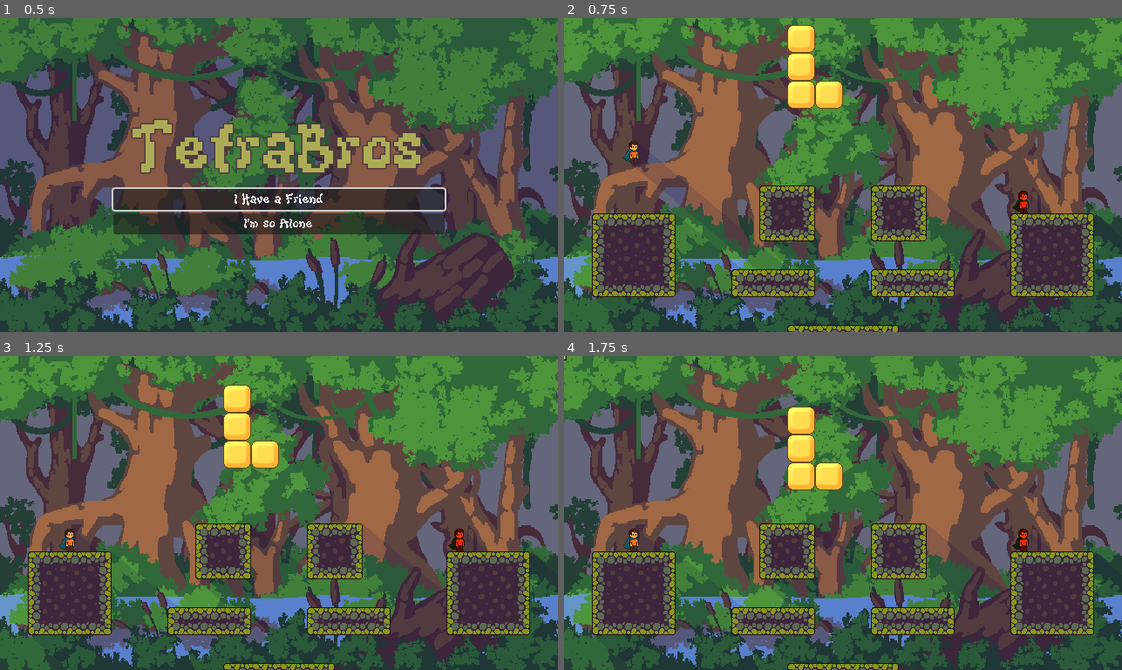
Above: before the commit, frames 1-4 (two rows, left to right).
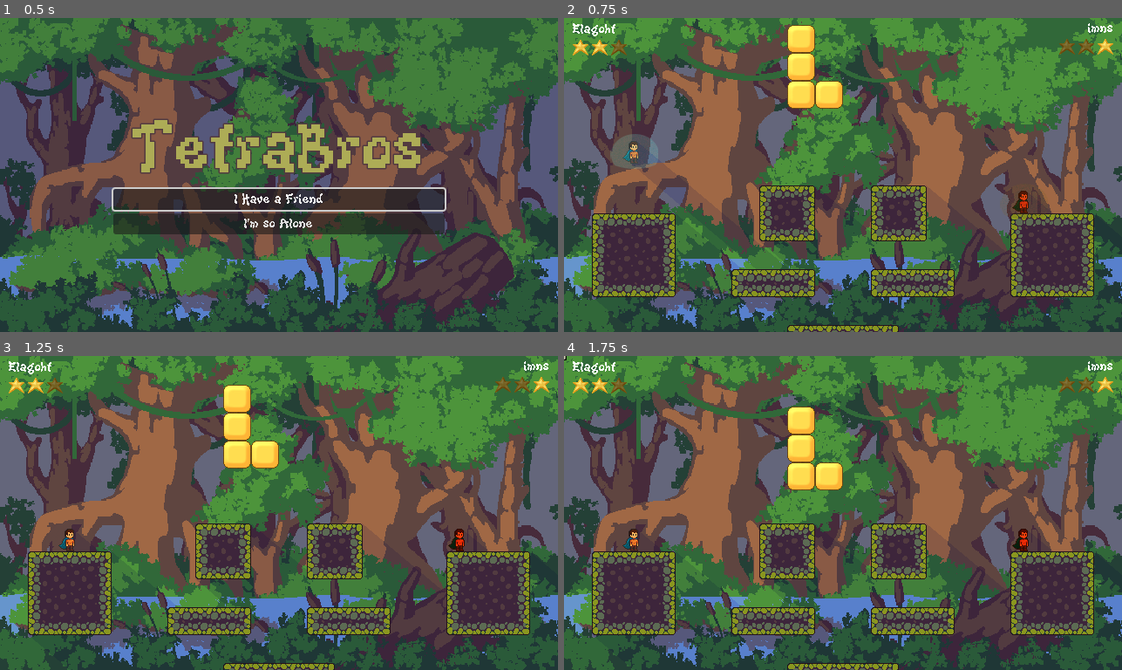
Above: after the commit, the same moments.

Repository: Elagoht/TetraBros
Game: Godot game, scene res://levels/main_menu/MainMenu.tscn
Two runs of this game, one before a commit and one after it. Both use one fixed random seed, a clock stepped at 60 frames per second and the inputs below.
Inputs:
- Up to frame 1 (0.5 s): no input
- Up to frame 2 (0.75 s): click "I Have a Friend" at 0.5 s
- Up to frame 3 (1.25 s): no input
- Up to frame 4 (1.75 s): no input

Frame 1 is identical in both runs. In frame 2, 1.3% of the frame differs, in the area x 1-99%, y 1-64%; in frame 3, 0.6%; in frame 4, 0.6%.

Commit message:
feat: implement sphere blocking mechanic and refactor spell casting logic

Diff:
--- a/entities/player/Player.tscn
+++ b/entities/player/Player.tscn
@@ -8,7 +8,6 @@
 [ext_resource type="Texture2D" uid="uid://60arr2da6gj8" path="res://entities/player/sprites/idle/player_idle1.png" id="5_2rv2u"]
 [ext_resource type="Script" uid="uid://br8h8wrffwuro" path="res://entities/player/scripts/states/jump.gd" id="5_mq27t"]
 [ext_resource type="Script" uid="uid://dub5218dy3twt" path="res://entities/player/scripts/states/block.gd" id="6_2fpie"]
-[ext_resource type="Script" uid="uid://bwy52uf730beh" path="res://entities/player/scripts/states/cast_spell.gd" id="6_d168t"]
 [ext_resource type="Texture2D" uid="uid://dnukuj1yu65xr" path="res://entities/player/sprites/idle/player_idle2.png" id="6_mq27t"]
 [ext_resource type="Texture2D" uid="uid://cykxax4p5m4fr" path="res://entities/player/sprites/cast_spell/player_spell1.png" id="7_btcch"]
 [ext_resource type="Texture2D" uid="uid://n1w8flux63uy" path="res://entities/player/sprites/idle/player_idle3.png" id="7_kwk8g"]
@@ -36,12 +35,14 @@
 [ext_resource type="Texture2D" uid="uid://decarsea3kydu" path="res://entities/player/sprites/walk/player_walk8.png" id="21_unwxu"]
 [ext_resource type="Script" uid="uid://cgm6hqpm18avv" path="res://entities/player/scripts/spell_manager.gd" id="24_oj2y3"]
 [ext_resource type="Script" uid="uid://bbaj2soa4mlt5" path="res://entities/player/scripts/states/stunned.gd" id="30_stunned"]
+[ext_resource type="Texture2D" uid="uid://vpvfypat5m3t" path="res://entities/player/sprites/block/sphere.png" id="36_ck0hy"]
+[ext_resource type="Script" uid="uid://cnddq2iss3bg7" path="res://entities/player/scripts/sphere.gd" id="37_fs2qx"]
+
+[sub_resource type="OccluderPolygon2D" id="OccluderPolygon2D_5qbdv"]
+polygon = PackedVector2Array(-7, -23, -4, -26, 2, -26, 4, -24, 5, -13, 5, -6, 4, 0, -5, 0, -7, -17)
 
 [sub_resource type="RectangleShape2D" id="RectangleShape2D_5qbdv"]
 size = Vector2(12, 26)
-
-[sub_resource type="OccluderPolygon2D" id="OccluderPolygon2D_5qbdv"]
-polygon = PackedVector2Array(-7, -23, -4, -26, 2, -26, 4, -24, 5, -13, 5, -6, 4, 0, -5, 0, -7, -17)
 
 [sub_resource type="CapsuleShape2D" id="CapsuleShape2D_mab2k"]
 radius = 5.5
@@ -168,7 +169,11 @@
 [node name="Player" type="CharacterBody2D"]
 script = ExtResource("1_eaotn")
 
+[node name="LightOccluder2D" type="LightOccluder2D" parent="."]
+occluder = SubResource("OccluderPolygon2D_5qbdv")
+
 [node name="HitBox" type="Area2D" parent="." groups=["player"]]
+unique_name_in_owner = true
 script = ExtResource("2_m1mwl")
 
 [node name="CollisionShape2D" type="CollisionShape2D" parent="HitBox"]
@@ -176,10 +181,8 @@
 shape = SubResource("RectangleShape2D_5qbdv")
 debug_color = Color(0.705982, 0.354102, 0.852365, 0.42)
 
-[node name="LightOccluder2D" type="LightOccluder2D" parent="."]
-occluder = SubResource("OccluderPolygon2D_5qbdv")
-
 [node name="Collision" type="CollisionShape2D" parent="."]
+unique_name_in_owner = true
 position = Vector2(-0.5, -13)
 shape = SubResource("CapsuleShape2D_mab2k")
 
@@ -201,17 +204,9 @@
 [node name="Stunned" type="Node" parent="StateMachine"]
 script = ExtResource("30_stunned")
 
-[node name="DragonsBreath" type="Node" parent="StateMachine"]
-script = ExtResource("6_d168t")
-spell_name = "dragonsbreath"
-
-[node name="DragonsRaise" type="Node" parent="StateMachine"]
-script = ExtResource("6_d168t")
-spell_name = "dragonsraise"
-
-[node name="BreezeSphere" type="Node" parent="StateMachine"]
-script = ExtResource("6_d168t")
-spell_name = "breezesphere"
+[node name="StunnedTimer" type="Timer" parent="StateMachine/Stunned"]
+wait_time = 3.0
+one_shot = true
 
 [node name="Die" type="Node" parent="StateMachine"]
 script = ExtResource("10_ck0hy")
@@ -228,8 +223,13 @@
 [node name="SpellTimer" type="Timer" parent="SpellCaster"]
 one_shot = true
 
+[node name="CooldownTimer" type="Timer" parent="SpellCaster"]
+
 [node name="SpellPrepareSound" type="AudioStreamPlayer2D" parent="SpellCaster"]
 
-[connection signal="timeout" from="SpellCaster/SpellTimer" to="StateMachine/DragonsBreath" method="_on_spell_timer_timeout"]
-[connection signal="timeout" from="SpellCaster/SpellTimer" to="StateMachine/DragonsRaise" method="_on_spell_timer_timeout"]
-[connection signal="timeout" from="SpellCaster/SpellTimer" to="StateMachine/BreezeSphere" method="_on_spell_timer_timeout"]
+[node name="Sphere" type="Sprite2D" parent="."]
+position = Vector2(0, -14)
+texture = ExtResource("36_ck0hy")
+script = ExtResource("37_fs2qx")
+
+[connection signal="timeout" from="StateMachine/Stunned/StunnedTimer" to="StateMachine/Stunned" method="_on_timer_timeout"]
--- a/entities/player/player.gd
+++ b/entities/player/player.gd
@@ -9,7 +9,6 @@
 @export var health: int = 10
 
 @onready var jump_count: int = 0
-
 @onready var sprites: AnimatedSprite2D = $Sprites
 @onready var state_machine: StateMachine = $StateMachine
 @onready var spellCaster: Node = $SpellCaster
@@ -20,6 +19,7 @@
 
 var player_suffix: String
 var is_stunned: bool = false
+var sphere_opacity_target: float = 0
 
 func _ready() -> void:
 	player_suffix = "_" + str(player_id)
@@ -31,16 +31,22 @@
 		push_error("State machine not found!")
 
 func _physics_process(delta: float) -> void:
+	void_death()
+
 	# Apply gravity - this affects all states
 	if not is_on_floor():
 		velocity.y += gravity * delta
+
+func _input(event: InputEvent) -> void:
+	if event.is_action_pressed("spell_A" + player_suffix) or event.is_action_pressed("spell_B" + player_suffix):
+		spellCaster.cast_spell(self)
 
 func stun_player() -> void:
 	is_stunned = true
 	if state_machine:
 		state_machine.transition_to("stunned")
 
-func renew_health():
+func renew_health() -> void:
 	health = 10
 	is_stunned = false
 	if state_machine:
@@ -49,5 +55,9 @@
 func apply_knockback(knockback: Vector2) -> void:
 	velocity = knockback
 
-func die():
+func die() -> void:
 	state_machine.transition_to("die")
+
+func void_death() -> void:
+	if global_position.y > 600:
+		die()
--- a/entities/player/scripts/spell_manager.gd
+++ b/entities/player/scripts/spell_manager.gd
@@ -2,20 +2,51 @@
 
 @onready var dragonsbreath = preload("res://entities/spells/DragonsBreath.tscn")
 
+@onready var spells := {
+	"idle": {
+		"A": dragonsbreath,
+		"B": dragonsbreath
+	},
+	"move": {
+		"A": dragonsbreath,
+		"B": dragonsbreath
+	},
+	"jump": {
+		"A": dragonsbreath,
+		"B": dragonsbreath
+	}
+}
+
+@onready var cooldown_timer: Timer = $CooldownTimer
+var cooldown_duration := 0.5 # seconds, adjust as needed
+
 var current_state: String = "idle"
+var player_suffix: String
 
-func cast_spell(spell_string: String, caster: Node):
-	var spell_scn = _get_current_spell(spell_string)
-	if not spell_scn: return
+func _ready():
+	player_suffix = "_" + str(owner.player_id)
+	cooldown_timer.wait_time = cooldown_duration
+	cooldown_timer.one_shot = true
+
+func cast_spell(caster: Player):
+	var state = caster.state_machine.current_state.name.to_lower()
+	if not state in ["idle", "move", "jump"]:
+		return
+	if cooldown_timer.time_left > 0:
+		return
+
+	var spell_scn = get_spell_scn(caster)
+	if not spell_scn:
+		return
+
+	cooldown_timer.start()
 	var spell = spell_scn.instantiate()
 	spell.position = caster.global_position + Vector2(10, -10)
 	spell.scale.x = -1 if caster.sprites.flip_h else 1
 	spell.fired_by = caster
 	get_tree().current_scene.add_child(spell)
 
-func _get_current_spell(spell: String) -> PackedScene:
-	match spell:
-		"dragonsbreath":
-			return dragonsbreath
-		_:
-			return
+func get_spell_scn(caster: Player) -> PackedScene:
+	var state = caster.state_machine.current_state.name.to_lower()
+	var action = "A" if Input.get_action_strength("spell_A" + player_suffix) > 0 else "B"
+	return spells[state][action]
--- /dev/null
+++ b/entities/player/scripts/sphere.gd
@@ -0,0 +1,4 @@
+extends Sprite2D
+
+func _process(_delta: float) -> void:
+	self.modulate.a = lerp(self.modulate.a, owner.sphere_opacity_target, 0.1)
--- a/entities/player/scripts/states/block.gd
+++ b/entities/player/scripts/states/block.gd
@@ -6,6 +6,7 @@
 	owner.sprites.play("block")
 	owner.velocity.x = 0
 	player_suffix = "_" + str(owner.player_id)
+	owner.sphere_opacity_target = 1
 
 func physics_update(_delta: float) -> void:
 	owner.move_and_slide()
@@ -19,3 +20,6 @@
 
 	if Input.is_action_just_pressed("spell_B" + player_suffix):
 		state_machine.transition_to("breezesphere")
+
+func exit() -> void:
+	owner.sphere_opacity_target = 0
--- a/entities/player/scripts/states/cast_spell.gd
+++ /dev/null
@@ -1,22 +0,0 @@
-extends State
-
-@export var sound_resource = preload("res://entities/player/sounds/dragonsbreath_casting.ogg")
-@export var spell_name: String
-
-var sound: AudioStream
-var player_suffix: String
-
-func enter() -> void:
-	player_suffix = "_" + str(owner.player_id)
-	owner.sprites.play("cast_spell")
-	owner.spellTimer.start(0.5)
-	owner.spellPrepareSound.stream = sound_resource
-	owner.spellPrepareSound.play()
-
-func physics_update(_delta: float) -> void:
-	owner.move_and_slide()
-
-func _on_spell_timer_timeout() -> void:
-	if state_machine.current_state == self:
-		owner.spellCaster.cast_spell(spell_name, owner)
-		state_machine.transition_to("idle")
--- a/entities/player/scripts/states/die.gd
+++ b/entities/player/scripts/states/die.gd
@@ -1,6 +1,11 @@
 extends State
 
-func ready() -> void:
+@onready var timer: Timer = $DieTimer
+
+func enter() -> void:
 	owner.sprites.play("die")
-	$"../../Collision".queue_free()
-	$"../../HitBox".queue_free()
+	owner.global_position = Vector2(320, -20)
+	owner.renew_health()
+
+func physics_update(_delta: float) -> void:
+	owner.move_and_slide()
--- a/entities/player/scripts/states/idle.gd
+++ b/entities/player/scripts/states/idle.gd
@@ -20,9 +20,3 @@
 
 	if Input.is_action_just_pressed("move_up" + player_suffix):
 		state_machine.transition_to("jump")
-
-	if Input.is_action_just_pressed("spell_A" + player_suffix):
-		state_machine.transition_to("dragonsbreath")
-
-	if Input.is_action_just_pressed("spell_B" + player_suffix):
-		state_machine.transition_to("dragonsraise")
--- a/entities/player/scripts/states/move.gd
+++ b/entities/player/scripts/states/move.gd
@@ -30,9 +30,3 @@
 
 	if Input.is_action_just_pressed("move_down" + player_suffix):
 		state_machine.transition_to("block")
-
-	if Input.is_action_just_pressed("spell_A" + player_suffix):
-		state_machine.transition_to("dragonsbreath")
-
-	if Input.is_action_just_pressed("spell_B" + player_suffix):
-		state_machine.transition_to("dragonsraise")
--- a/entities/player/scripts/states/stunned.gd
+++ b/entities/player/scripts/states/stunned.gd
@@ -2,14 +2,10 @@
 
 func enter() -> void:
 	owner.sprites.play("stunned")
-	owner.velocity = Vector2.ZERO
+	$StunnedTimer.start()
 
 func physics_update(_delta: float) -> void:
-	# Still should be affected by gravity and knockback
 	owner.move_and_slide()
 
-func handle_input(_event: InputEvent) -> void:
-	pass
-
-func exit() -> void:
-	pass
+func _on_timer_timeout() -> void:
+	state_machine.transition_to("idle")
--- a/hud/scoreboard/player_hud.tscn
+++ b/hud/scoreboard/player_hud.tscn
@@ -10,6 +10,7 @@
 offset_right = 320.0
 offset_bottom = 64.0
 script = ExtResource("1_11wgq")
+metadata/_edit_lock_ = true
 
 [node name="PlayerName" type="Label" parent="."]
 layout_mode = 2
--- a/levels/ArenaOne.tscn
+++ b/levels/ArenaOne.tscn
@@ -1,10 +1,11 @@
-[gd_scene load_steps=6 format=4 uid="uid://ckqx7wils74w3"]
+[gd_scene load_steps=7 format=4 uid="uid://ckqx7wils74w3"]
 
 [ext_resource type="PackedScene" uid="uid://pc6yh8yh6t1t" path="res://environment/tilemaps/static.tscn" id="1_ftj8y"]
 [ext_resource type="PackedScene" uid="uid://bvgmojghht3fg" path="res://entities/player/Player.tscn" id="1_rj4p4"]
 [ext_resource type="PackedScene" uid="uid://cv5eqjnj6v6i7" path="res://environment/tilemaps/tetris.tscn" id="3_b7opo"]
 [ext_resource type="Texture2D" uid="uid://d1t00tktunkj5" path="res://environment/tilemaps/Background.png" id="3_ftj8y"]
 [ext_resource type="PackedScene" uid="uid://cic6crxgmxrso" path="res://entities/laser/machine/laser_turret.tscn" id="5_auxpv"]
+[ext_resource type="PackedScene" uid="uid://dldc6kn3d51mx" path="res://hud/scoreboard/ScoreBoard.tscn" id="6_o1ysh"]
 
 [node name="ArenaOne" type="Node2D"]
 
@@ -36,3 +37,5 @@
 
 [node name="Player" parent="." instance=ExtResource("1_rj4p4")]
 position = Vector2(81, 152)
+
+[node name="ScoreBoard" parent="." instance=ExtResource("6_o1ysh")]
Not shown: 1 places in entities/player/Player.tscn that only renumber resources
Not shown, added: entities/player/scripts/sphere.gd.uid
Not shown, removed: entities/player/scripts/states/cast_spell.gd.uid
Binary file added: entities/player/sprites/block/sphere.png
Not shown, added: entities/player/sprites/block/sphere.png.import
